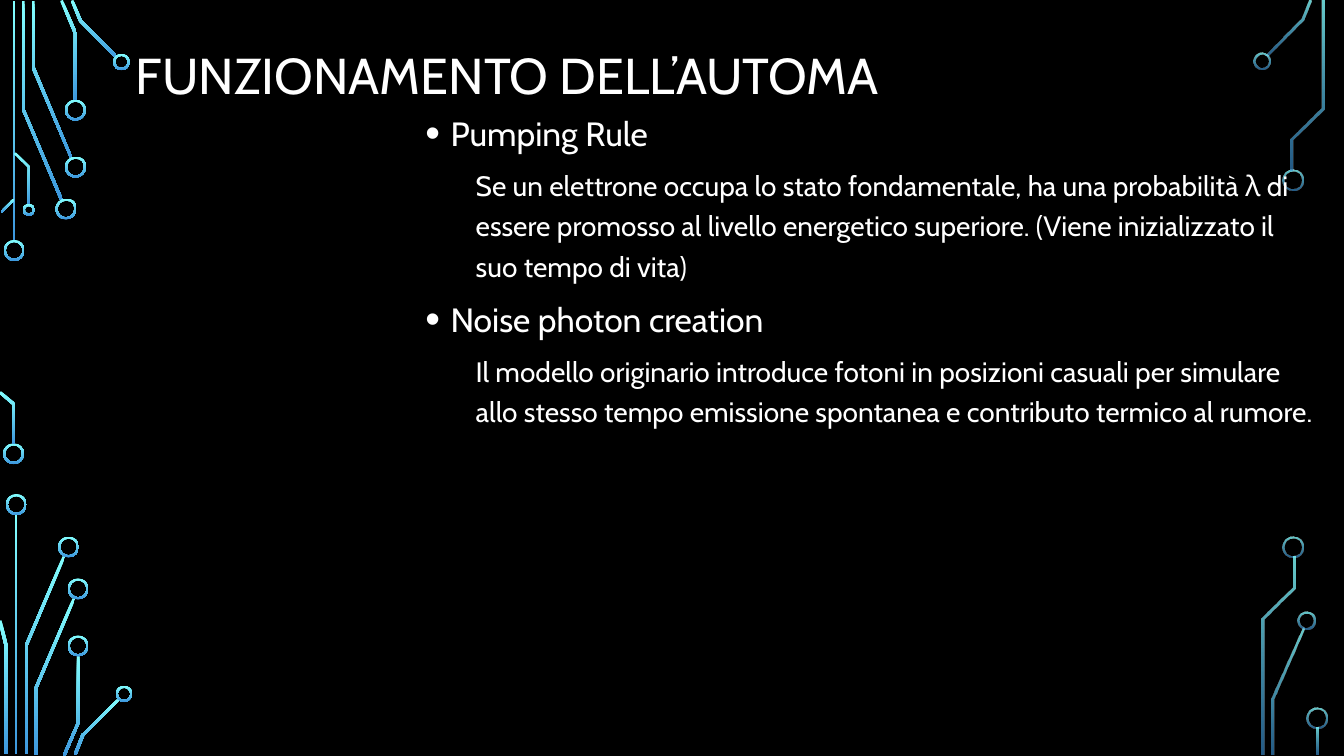
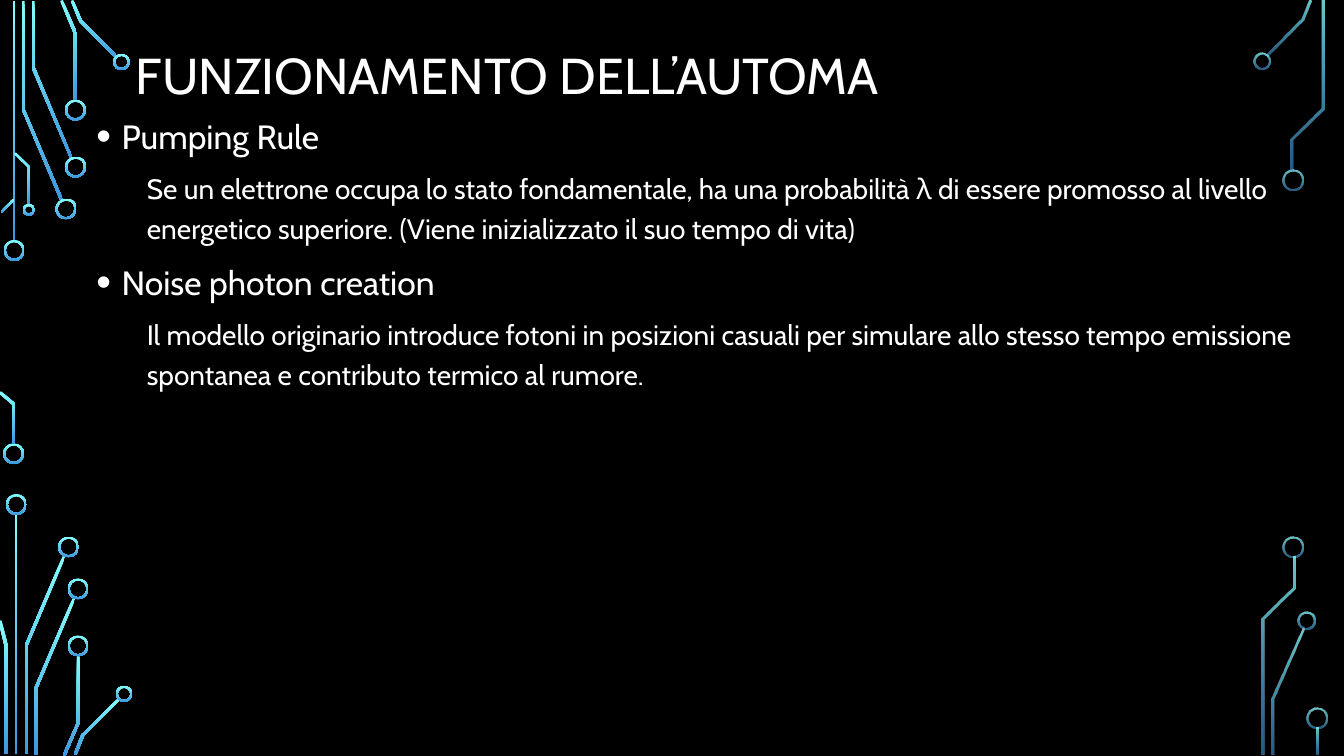
Before and after one commit to Frank01001/LASER-Dynamics-Simulation, a slide deck: slide 6 of Presentation/PresentazioneDispositivi.pptx. Drawn at 1344x756 pixels with LibreOffice and Linux fonts; fonts in the diff are those of the drawing; background and template pictures are left out. Boxes give left, top, right and bottom in pixels: in the first picture for what was removed or moved away, otherwise in the second. Text is boxed around its words. In the diff, an @@ line names an element or a change of style, - is before the commit and + after.

```diff
--- a/Presentation/PresentazioneDispositivi.pptx
+++ b/Presentation/PresentazioneDispositivi.pptx
@@ text "Pumping Rule" rewrapped from <box>451,120,1312,429</box> to <box>122,123,1291,391</box> @@
```
Also in this commit, not shown: 6 other slides changed, 3 slides added, 1 other file.
